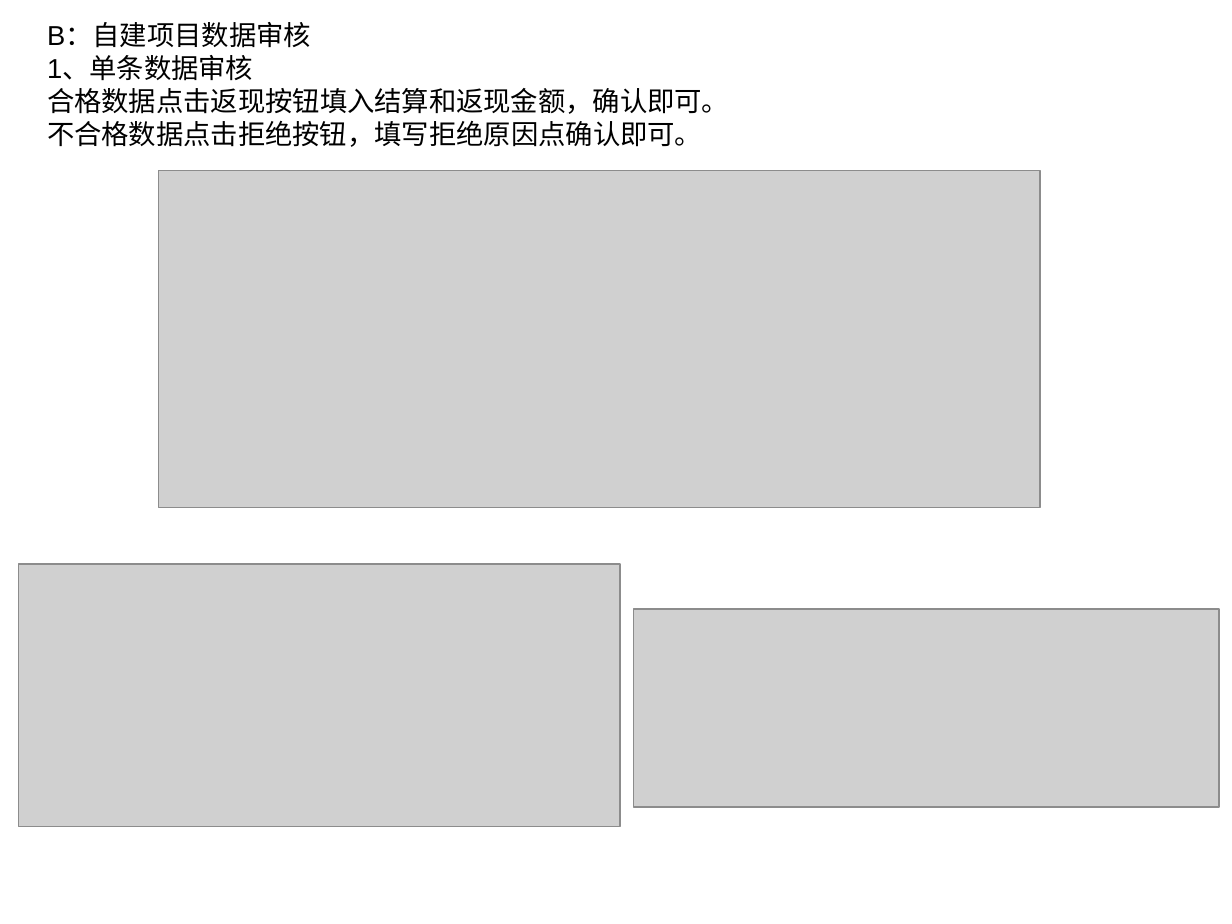
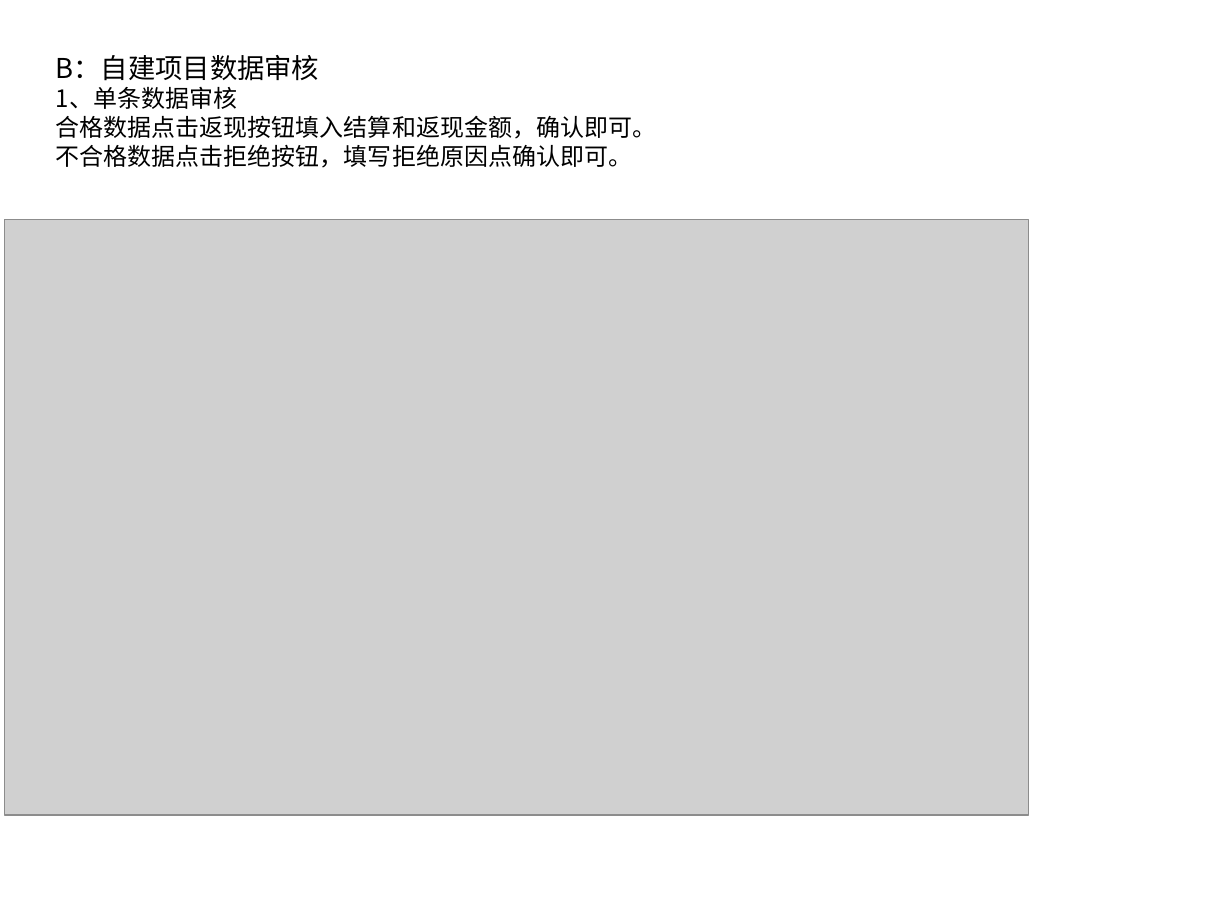
Before and after one commit to csdusunlight/qudao, a slide deck: slide 14 of static/download/福利联盟新人指南.ppt (slide 13 before the commit). Drawn at 1232x924 pixels with LibreOffice and Linux fonts; fonts in the diff are those of the drawing; grey boxes stand for pictures; background and template pictures are left out. Boxes give left, top, right and bottom in pixels: in the first picture for what was removed or moved away, otherwise in the second. Text is boxed around its words. In the diff, an @@ line names an element or a change of style, - is before the commit and + after.

```diff
--- a/static/download/福利联盟新人指南.ppt
+++ b/static/download/福利联盟新人指南.ppt
@@ text "B：自建项目数据审核": place and size @@
-text "B：自建项目数据审核" at <box>47,24,729,147</box>
+text "B：自建项目数据审核" at <box>56,55,656,168</box>
@@ text "B：自建项目数据审核" at <box>56,55,656,168</box>: font Arial to Noto Sans CJK SC; size 16 to 14 pt in "1、单条数据审核", "合格数据点击返现按钮填入结算和返现金额，确认即可。", "不合格数据点击拒绝按钮，填写拒绝原因点确认即可。" @@
@@ picture removed at <box>159,170,1040,508</box> @@
@@ picture: place and size @@
-picture at <box>18,564,620,827</box>
+picture at <box>5,219,1029,816</box>
@@ picture removed at <box>633,609,1218,807</box> @@
```
Also in this commit, not shown: 9 other slides changed, 8 slides added, 4 slides removed, 4 other files.
